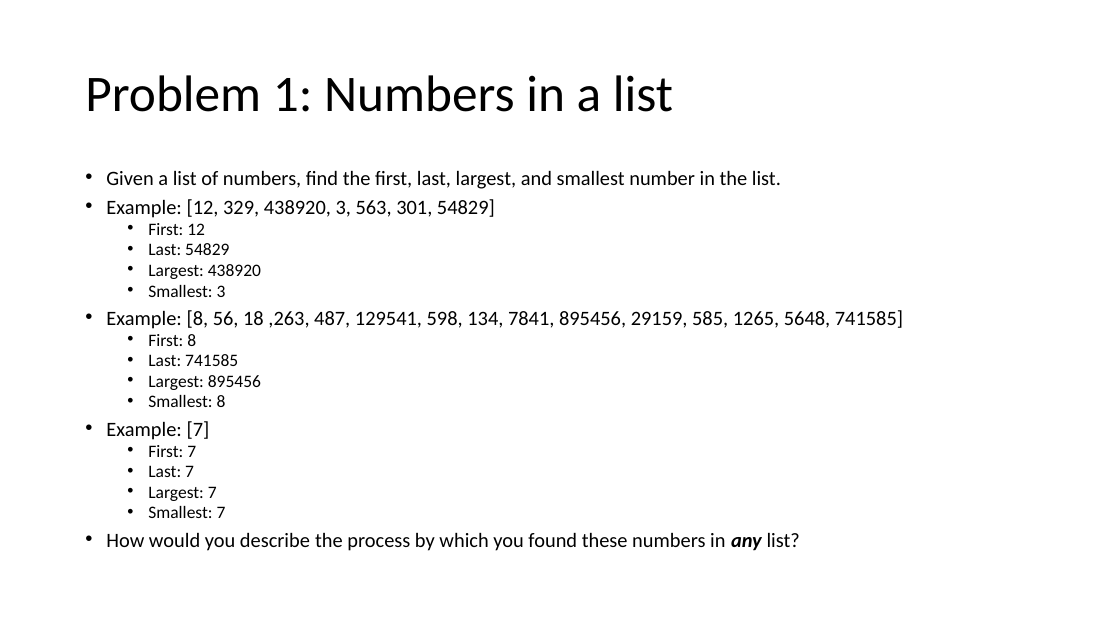
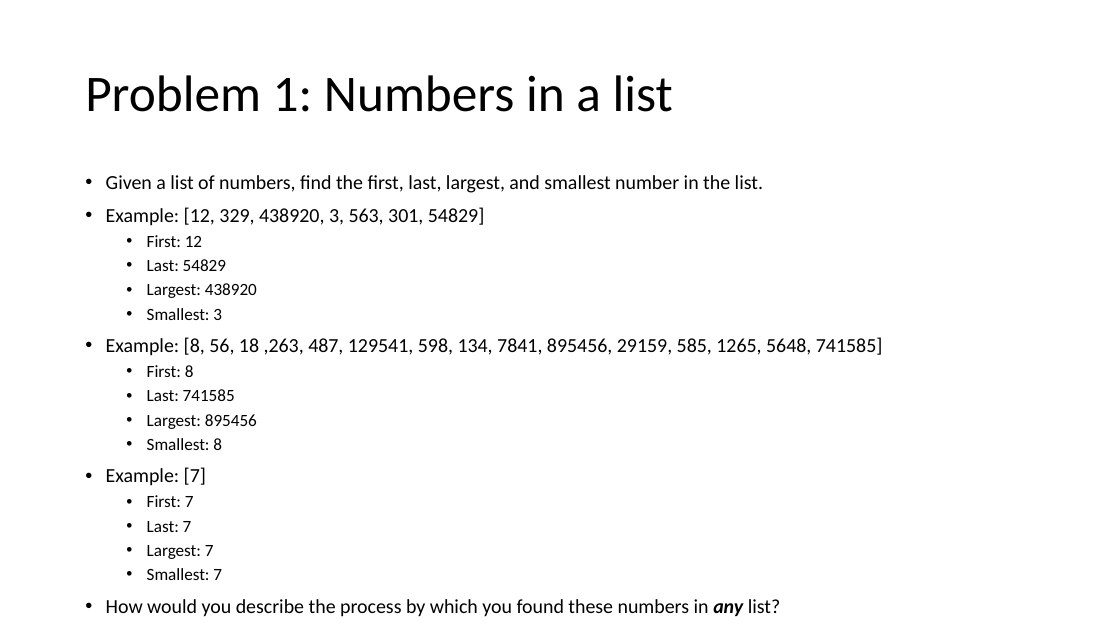
Before and after one commit to MrJoshGross/Course-Curricular-Material, a slide deck: slide 4 of Computer Science Discoveries/Lectures/Lecture 0 - Problems and Problem Solving.pptx. Drawn at 1120x630 pixels with LibreOffice and Linux fonts; fonts in the diff are those of the drawing. Boxes give left, top, right and bottom in pixels: in the first picture for what was removed or moved away, otherwise in the second. Text is boxed around its words. In the diff, an @@ line names an element or a change of style, - is before the commit and + after.

Commit message:
Expand on algorithm designs, add problems 3 and 4

```diff
--- a/Computer Science Discoveries/Lectures/Lecture 0 - Problems and Problem Solving.pptx
+++ b/Computer Science Discoveries/Lectures/Lecture 0 - Problems and Problem Solving.pptx
@@ text "Given a list of numbers, ..." at box(106, 175, 883, 617): size 17.5 to 17.1 pt in "Given a list of numbers, find the ...", "Example: [12, 329, 438920, 3, 563, 301, ...", "Example: [8, 56, 18 ,263, 487, 129541, ...", "Example: [7]" and 1 more places; size 15 to 14.6 pt in "First: 12", "Last: 54829", "Largest: 438920", "Smallest: 3" and 8 more places; indent changed; line spacing 0.7 to 0.9 @@
```
Also in this commit, not shown: 8 other slides changed, 26 slides added, 1 other file.
